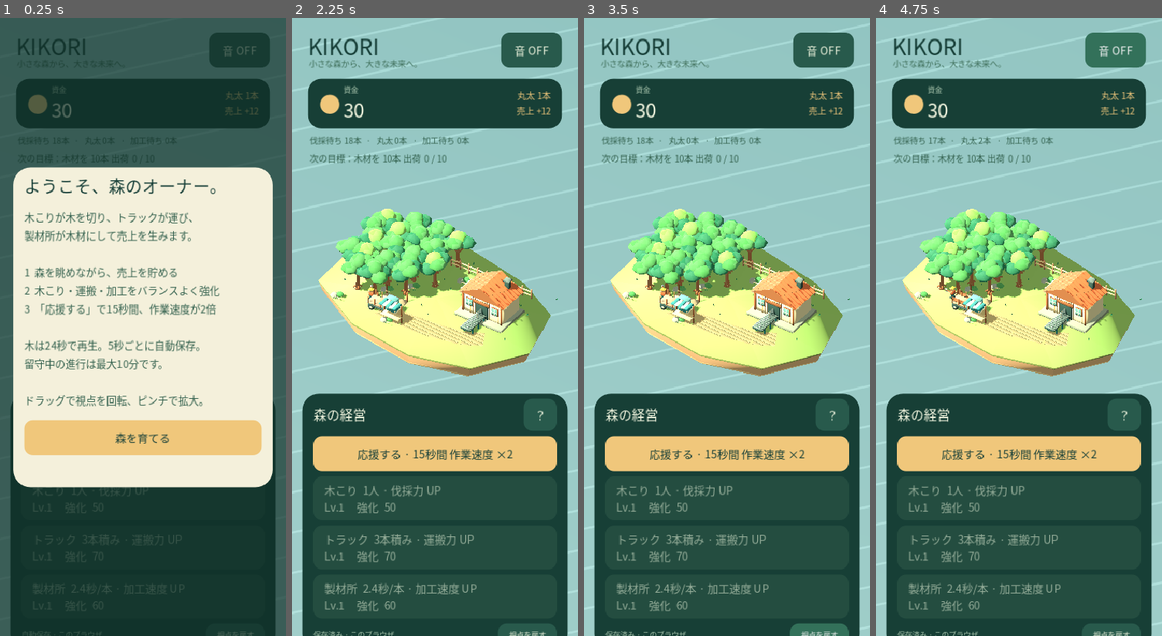
Above: before the commit, frames 1-4 (left to right).
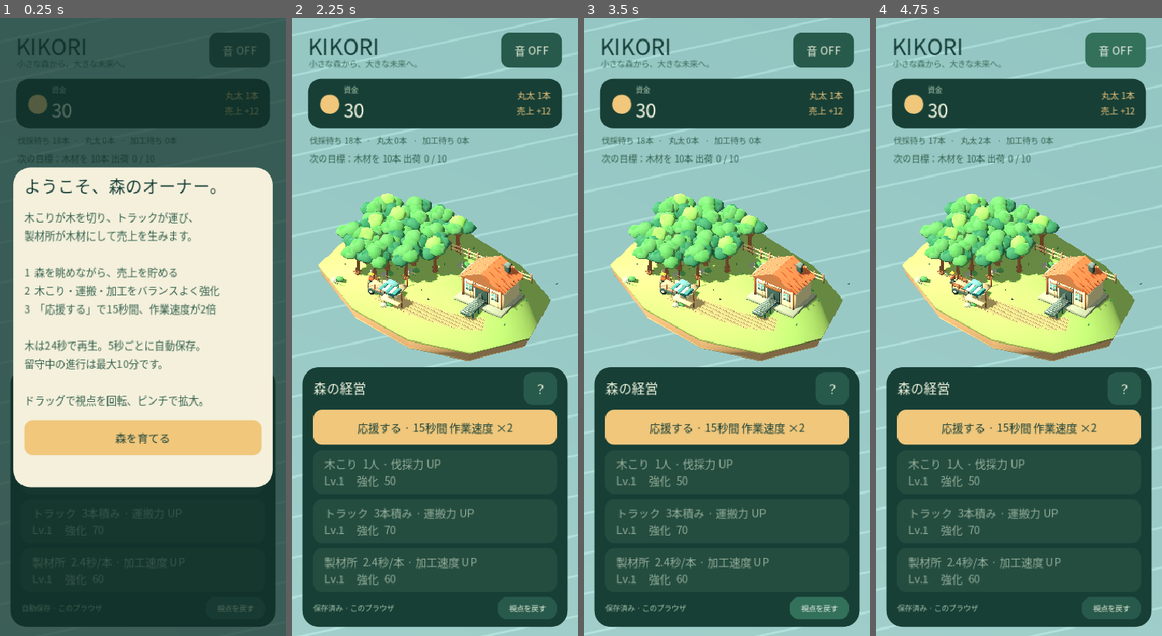
Above: after the commit, the same moments.

Repository: dukutogo0101-byte/kikori-godot
Game: Godot game, scene res://scenes/main.tscn
The game is run twice, just before and just after one commit, with the same random seed, the same clock (stepped at 60 frames per second) and the same inputs.
Inputs:
- Up to frame 1 (0.25 s): no input
- Up to frame 2 (2.25 s): click "音 OFF" at 0.5 s; click "？" at 1.25 s; click "応援する · 15秒間 作業速度 ×2" at 2 s
- Up to frame 3 (3.5 s): click "視点を戻す" at 2.75 s
- Up to frame 4 (4.75 s): click "音 OFF" at 3.5 s; click "音 ON" at 4.25 s

The runs differ from the first frame. In frame 1, 2.0% of the frame differs, in the area x 3-97%, y 57-100%; in frame 2, 28%; in frame 3, 29%, in the area x 3-97%, y 28-100%; in frame 4, 28%.

Commit message:
Use browser visibility callbacks, improve island palette and verify scene events

Diff:
--- a/scripts/art.gd
+++ b/scripts/art.gd
@@ -17,6 +17,7 @@
 func _init() -> void:
 	material = StandardMaterial3D.new()
 	material.vertex_color_use_as_albedo = true
+	material.vertex_color_is_srgb = true
 	material.roughness = 0.92
 	material.cull_mode = BaseMaterial3D.CULL_DISABLED
 
--- a/scripts/main.gd
+++ b/scripts/main.gd
@@ -39,6 +39,10 @@
 var pinch_distance = 0.0
 var last_gesture = Vector2.ZERO
 var hidden_at = 0.0
+var process_calls = 0
+var last_delta = 0.0
+var web_document: JavaScriptObject
+var visibility_callback: JavaScriptObject
 var effect_nodes: Array = []
 var font: Font
 var native_smoke_test = false
@@ -74,12 +78,15 @@
 		_show_tutorial()
 	if OS.has_feature("web"):
 		JavaScriptBridge.eval("window.kikoriReady = true;", true)
-		# The visibility hook signals synchronously; the next game tick saves/pauses.
-		JavaScriptBridge.eval("window.kikoriHidden=false;document.addEventListener('visibilitychange',function(){window.kikoriHidden=document.hidden;});", true)
+		# Retain the callback and read the real document state. Avoid JS eval every frame.
+		web_document = JavaScriptBridge.get_interface("document")
+		visibility_callback = JavaScriptBridge.create_callback(_on_web_visibility)
+		web_document.addEventListener("visibilitychange", visibility_callback)
+		_on_web_visibility([])
 		get_tree().create_timer(0.2).timeout.connect(_save_browser_debug)
 	if native_smoke_test:
 		print("KIKORI_SCENE_READY trees=%d workers=%d" % [tree_nodes.size(), worker_nodes.size()])
-		get_tree().create_timer(2).timeout.connect(func(): get_tree().quit())
+		get_tree().create_timer(2).timeout.connect(func(): print("AUTO_PROCESS elapsed=", sim.elapsed, " enabled=", is_processing(), " acc=", accumulator, " paused=", paused); get_tree().quit())
 
 func _mesh(parent: Node3D, mesh: Mesh, p: Vector3 = Vector3.ZERO) -> MeshInstance3D:
 	var instance = MeshInstance3D.new()
@@ -95,14 +102,14 @@
 	env.background_color = Color("b9dbd9")
 	env.ambient_light_source = Environment.AMBIENT_SOURCE_COLOR
 	env.ambient_light_color = Color("e9f0d9")
-	env.ambient_light_energy = 0.65
+	env.ambient_light_energy = 0.55
 	env.tonemap_mode = Environment.TONE_MAPPER_LINEAR
 	environment_node.environment = env
 	add_child(environment_node)
 	var sun = DirectionalLight3D.new()
 	sun.rotation_degrees = Vector3(-55, -28, 0)
 	sun.light_color = Color("fff1d2")
-	sun.light_energy = 1.05
+	sun.light_energy = 0.9
 	sun.shadow_enabled = true
 	sun.directional_shadow_max_distance = 45
 	sun.directional_shadow_mode = DirectionalLight3D.SHADOW_ORTHOGONAL
@@ -167,23 +174,11 @@
 	add_child(music_player)
 
 func _process(delta: float) -> void:
-	if OS.has_feature("web"):
-		var hidden = JavaScriptBridge.eval("window.kikoriHidden === true") == true
-		if hidden and not paused:
-			_save()
-			hidden_at = Time.get_unix_time_from_system()
-			paused = true
-		elif not hidden and paused:
-			var before = sim.money
-			sim.advance(clampf(Time.get_unix_time_from_system() - hidden_at, 0, 600))
-			paused = false
-			accumulator = 0
-			if sim.money > before:
-				_toast("留守中の売上 +%s" % _amount(sim.money - before))
-			_save()
+	process_calls += 1
+	last_delta = delta
 	if paused:
 		return
-	var dt = minf(delta, 0.25)
+	var dt = minf(delta, 1.0)
 	animation_clock += dt
 	accumulator += dt
 	while accumulator >= 0.1:
@@ -480,7 +475,7 @@
 	mission_label.position = Vector2(24, 183)
 	mission_label.size = Vector2(w - 48, 20)
 	var bottom = hud.get_node("Bottom") as Control
-	var bottom_height = 319.0
+	var bottom_height = 355.0
 	if w > h * 1.15:
 		bottom.position = Vector2(w - 330, 18)
 		bottom.size = Vector2(312, minf(bottom_height, h - 36))
@@ -508,7 +503,7 @@
 	camera.position = target + offset
 	camera.look_at(target)
 	# Lift the island into the available area above the bottom sheet.
-	camera.v_offset = -0.8 if landscape else -2.4
+	camera.v_offset = -0.8 if landscape else -3.7
 	camera.h_offset = 3.4 if landscape else 0.0
 
 func _update_hud() -> void:
@@ -571,7 +566,7 @@
 func _save_browser_debug() -> void:
 	if OS.has_feature("web"):
 		# Read-only diagnostics for automated real-browser smoke tests. No game mutation.
-		var summary = {"money": sim.money, "processed": sim.processed, "felled": sim.felled, "levels": sim.levels, "elapsed": sim.elapsed, "fps": Engine.get_frames_per_second(),
+		var summary = {"money": sim.money, "processed": sim.processed, "felled": sim.felled, "levels": sim.levels, "elapsed": sim.elapsed, "fps": Engine.get_frames_per_second(), "calls": process_calls, "delta": last_delta, "paused": paused, "processing": is_processing(),
 			"cargo": sim.cargo.size(), "ground": sim.ground_logs.size(), "mill": sim.mill_stock, "saved": store.available}
 		JavaScriptBridge.eval("window.kikoriState = %s;" % JSON.stringify(summary), true)
 		var size = get_viewport().get_visible_rect().size
@@ -668,3 +663,22 @@
 	if what == NOTIFICATION_WM_CLOSE_REQUEST or what == NOTIFICATION_APPLICATION_FOCUS_OUT:
 		if save_label != null:
 			_save()
+
+func _on_web_visibility(_arguments: Array) -> void:
+	var hidden = bool(web_document.hidden)
+	if hidden and not paused:
+		_save()
+		hidden_at = Time.get_unix_time_from_system()
+		paused = true
+	elif not hidden and paused:
+		var before = sim.money
+		sim.advance(clampf(Time.get_unix_time_from_system() - hidden_at, 0, 600))
+		paused = false
+		accumulator = 0
+		if sim.money > before:
+			_toast("留守中の売上 +%s" % _amount(sim.money - before))
+		_save()
+
+func _exit_tree() -> void:
+	if web_document != null and visibility_callback != null:
+		web_document.removeEventListener("visibilitychange", visibility_callback)
--- /dev/null
+++ b/tests/test_scene.gd
@@ -0,0 +1,25 @@
+extends SceneTree
+## Exercise visuals and UI for five simulated minutes, including all production events.
+const Game = preload("res://scenes/main.tscn")
+
+func _initialize() -> void:
+	call_deferred("run_scene")
+
+func run_scene() -> void:
+	var game = Game.instantiate()
+	root.add_child(game)
+	game.set_process(false)
+	game.native_smoke_test = true
+	for i in 3000:
+		game._process(0.1)
+		if i == 500:
+			for kind in ["wood", "truck", "mill"]:
+				game.sim.money += 100
+				game._upgrade(kind)
+		if i % 100 == 0:
+			await process_frame
+	print("KIKORI_SCENE_EVENTS felled=%d sold=%d" % [game.sim.felled, game.sim.processed])
+	var success = game.sim.felled > 10 and game.sim.processed > 10
+	game.queue_free()
+	await process_frame
+	quit(0 if success else 1)
Not shown, changed: tools/build_web.sh
